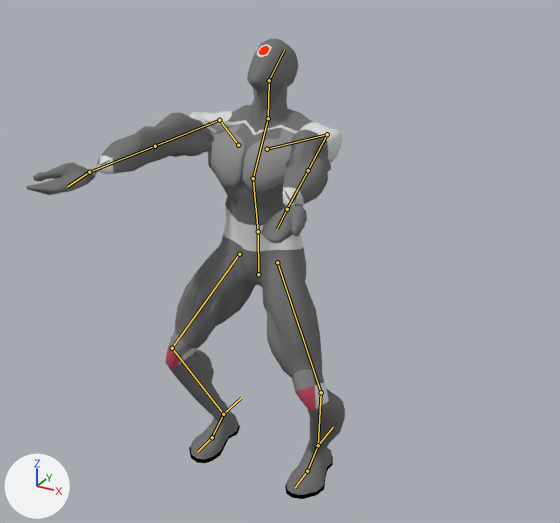
Before and after pictures for a commit that changed the Blender file Badass_Upgrade/DESIGN/GrupoB/Enemies/Enemy_02/invocador_animat.blend.
Camera for both pictures: a 50 mm camera at (6.16, -10.46, 9.43) aimed at (0.63, -0.4, 4.4). Arrows for +X, +Y and +Z are at lower left; the lights stay in place. Both versions are drawn at frame 40 of the action 'ArmatureAction.002'; the numbers are the values there. The bones that bend it are drawn over the model as lines.

The first picture shows 'Robot'.
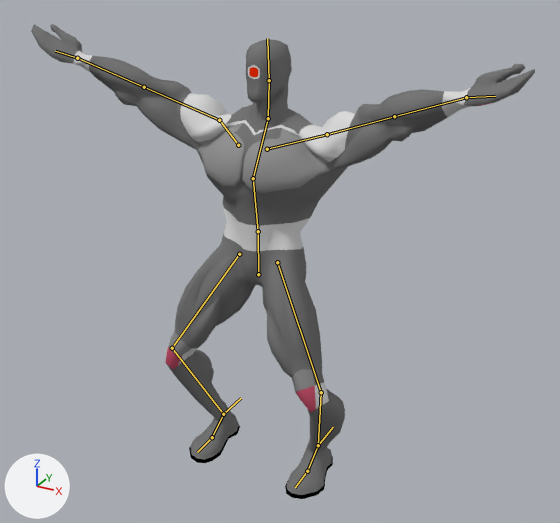
The change in detail:
Bone 'arm_IK.L' (bone_arm_ik_l) moves from (0.0, -2.1, 2.18) to (1.7, -0.22, 3.44).
Bone 'arm_IK.R' (bone_arm_ik_r) moves from (0.0, -2.1, 2.18) to (-1.7, -0.22, 3.44).
Bone 'arm_elbow_IK.L' (bone_arm_elbow_ik_l) moves from (-1.09, 0.0, 0.0) to (2.66, 0.0, 0.0).
Bone 'arm_elbow_IK.R' (bone_arm_elbow_ik_r) moves from (1.09, 0.0, 0.0) to (-2.66, 0.0, 0.0).
Bone 'head' (bone_head) turns from (55, 0, 0) to (0, 0, 0) degrees about its own x, y and z.
Bone 'hand.L' (bone_hand_l) turns from (-54, 170, -5) to (-39, 126, 64) degrees about its own x, y and z.
Bone 'hand.R' (bone_hand_r) turns from (-54, -170, 5) to (-39, -126, -64) degrees about its own x, y and z.

Pixel boxes (x1, y1, x2, y2) of what changed, in the pictures (560 x 523 px):
'Robot', posed (58% wider)
    before: (26, 38, 345, 499)
    after: (31, 24, 535, 499)
bone 'head', root to tip
    before: (269, 80) to (284, 49)
    after: (269, 80) to (267, 38)
bone 'hand.L', root to tip
    before: (287, 209) to (277, 229)
    after: (466, 97) to (495, 96)
bone 'hand.R', root to tip
    before: (89, 172) to (67, 186)
    after: (77, 58) to (55, 51)
